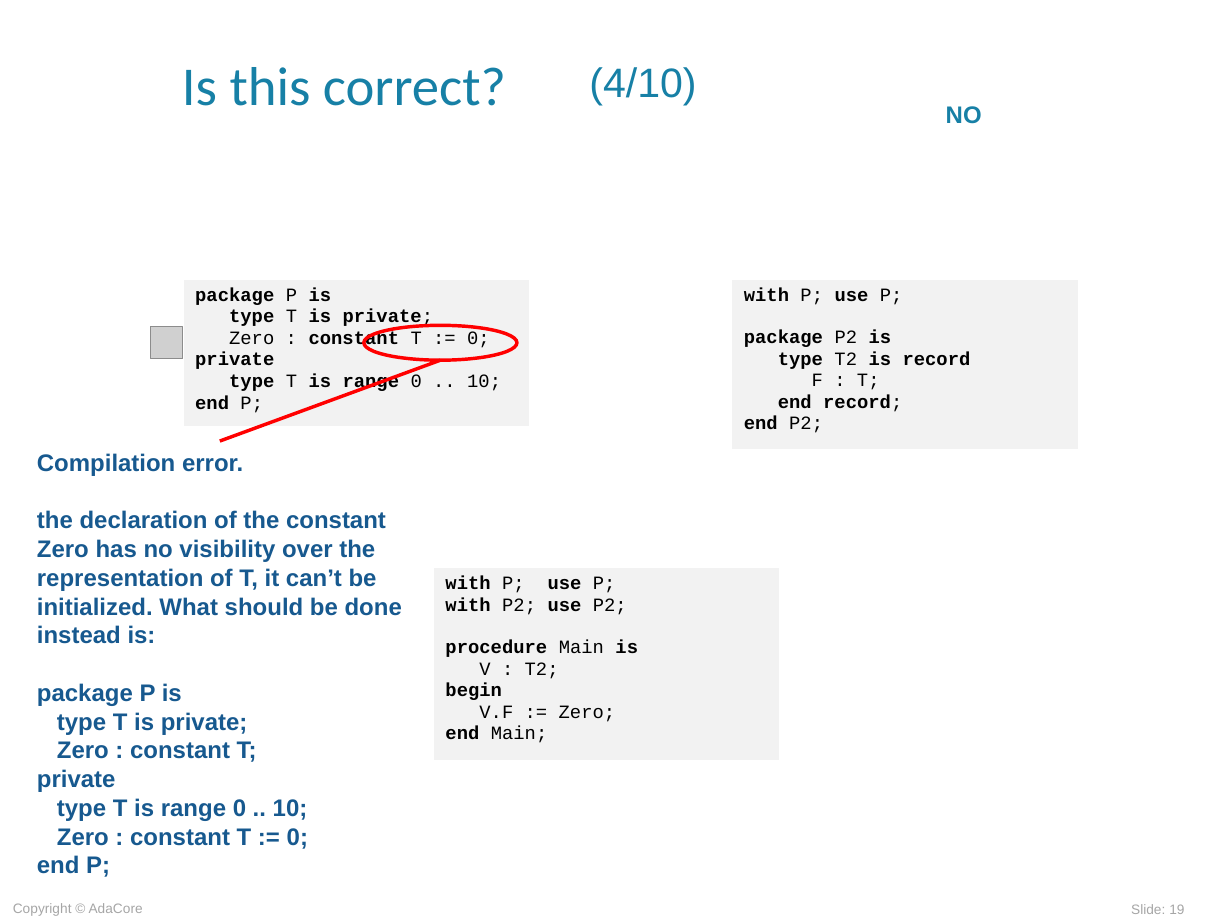
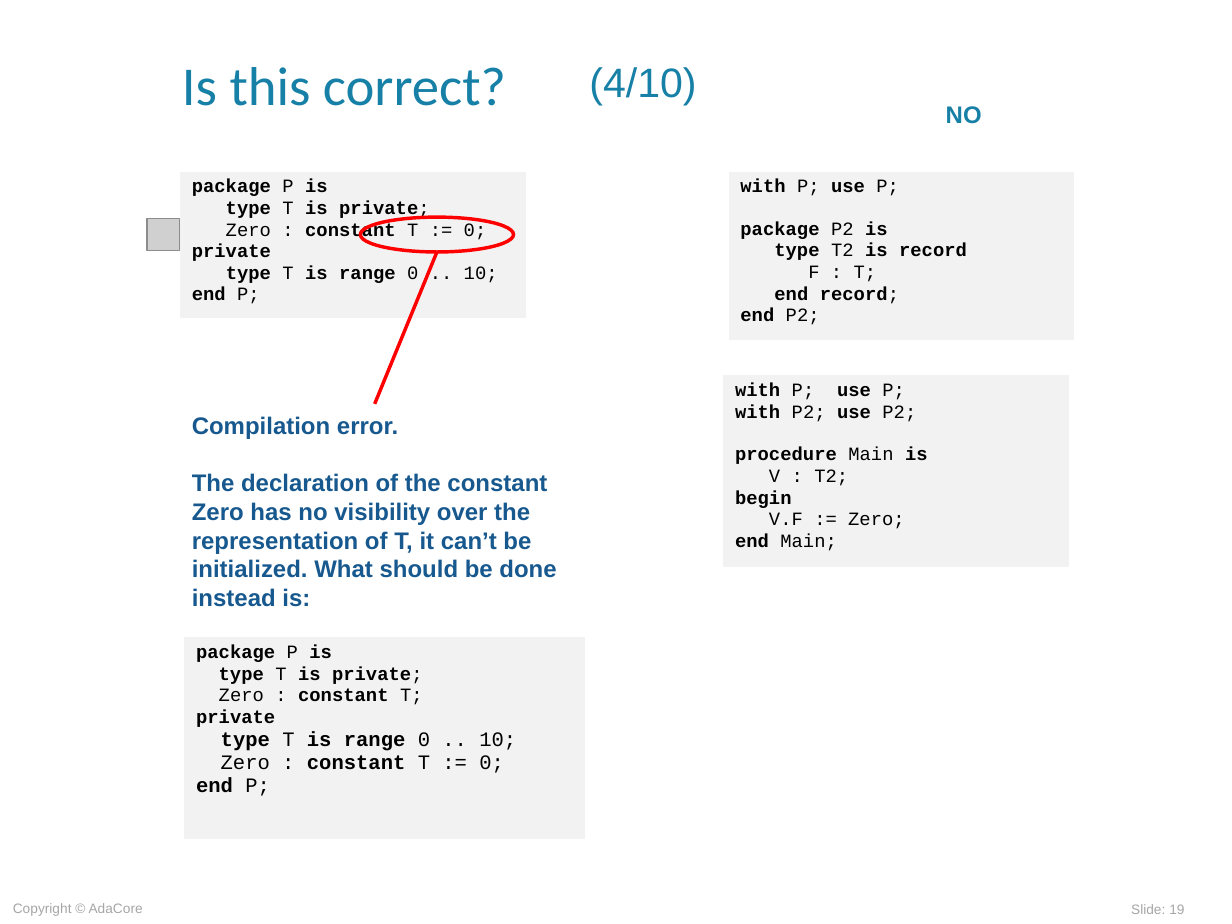
Before and after one commit to AdaCoreU/Courses, a slide deck: slide 19 of lectures/03_Programming_in_the_Large/04_Encapsulation/slides/Encapsulation.ppt. Drawn at 1232x924 pixels with LibreOffice and Linux fonts; fonts in the diff are those of the drawing; grey boxes stand for pictures; background and template pictures are left out. Boxes give left, top, right and bottom in pixels: in the first picture for what was removed or moved away, otherwise in the second. Text is boxed around its words. In the diff, an @@ line names an element or a change of style, - is before the commit and + after.

```diff
--- a/lectures/03_Programming_in_the_Large/04_Encapsulation/slides/Encapsulation.ppt
+++ b/lectures/03_Programming_in_the_Large/04_Encapsulation/slides/Encapsulation.ppt
@@ table moved from (x1=182, y1=280, x2=529, y2=428) to (x1=180, y1=171, x2=526, y2=319) @@
@@ table moved from (x1=732, y1=280, x2=1078, y2=450) to (x1=728, y1=171, x2=1074, y2=341) @@
@@ picture moved from (x1=150, y1=326, x2=182, y2=359) to (x1=147, y1=218, x2=179, y2=250) @@
@@ ellipse moved from (x1=363, y1=325, x2=516, y2=360) to (x1=361, y1=217, x2=514, y2=251) @@
@@ line moved from (440, 360) - (219, 441) to (437, 253) - (375, 404) @@
@@ table moved from (x1=434, y1=568, x2=780, y2=761) to (x1=723, y1=375, x2=1069, y2=568) @@
@@ text "Compilation error." moved from (x1=37, y1=453, x2=402, y2=877) to (x1=192, y1=416, x2=556, y2=607) @@
@@ text at (x1=192, y1=473, x2=556, y2=607): text changed @@
-the declaration of the constant
-Zero has no visibility over the
-representation of T, it can’t be
-initialized. What should be done
-instead is:
-package P is
-type T is private;
-Zero : constant T;
-private
-type T is range 0 .. 10;
-Zero : constant T := 0;
-end P;
+The declaration of the constant
+Zero has no visibility over the
+representation of T, it can’t be
+initialized. What should be done
+instead is:
@@ table added at (x1=184, y1=637, x2=585, y2=840), 1 rows, 1 columns @@
+package P is / type T is private; / Zero : constant T; / private / type T is range 0 .. 10; / Zero : constant T := 0; / end P;
```
Also in this commit, not shown: 12 other slides changed, 7 other files.
